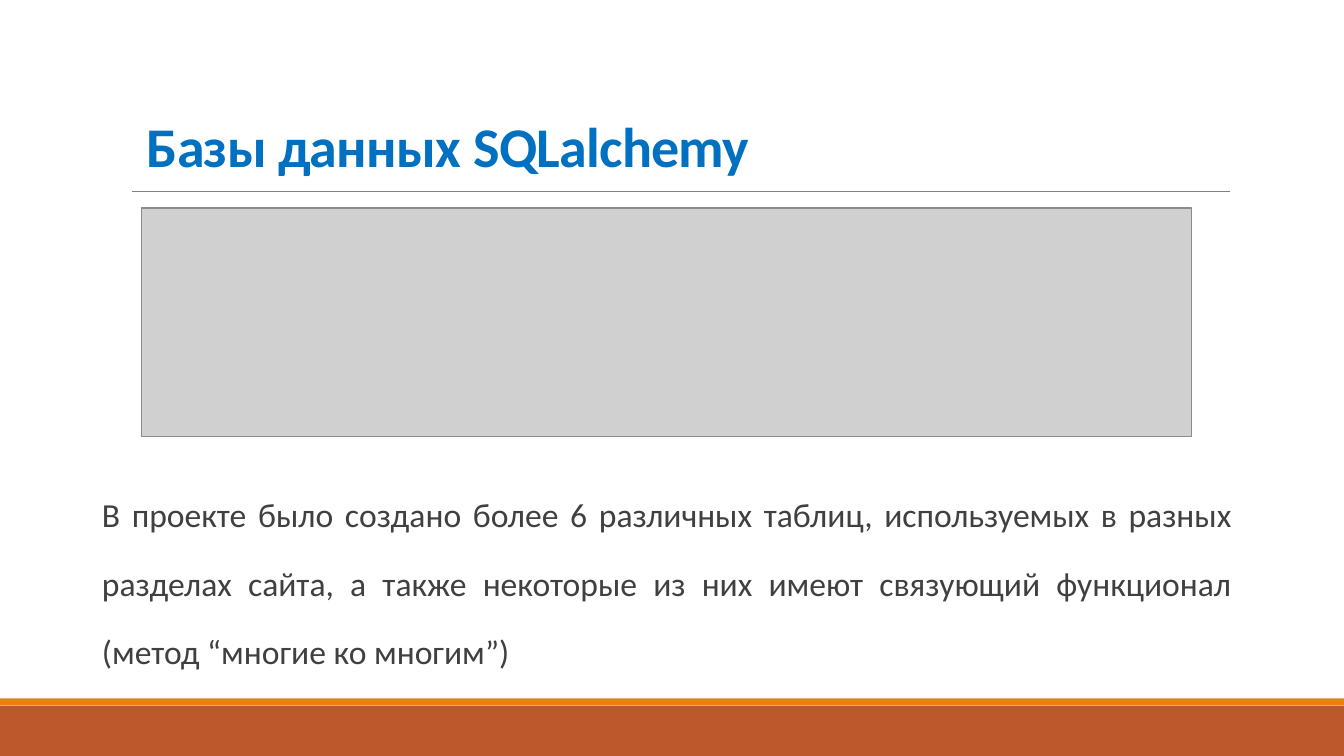
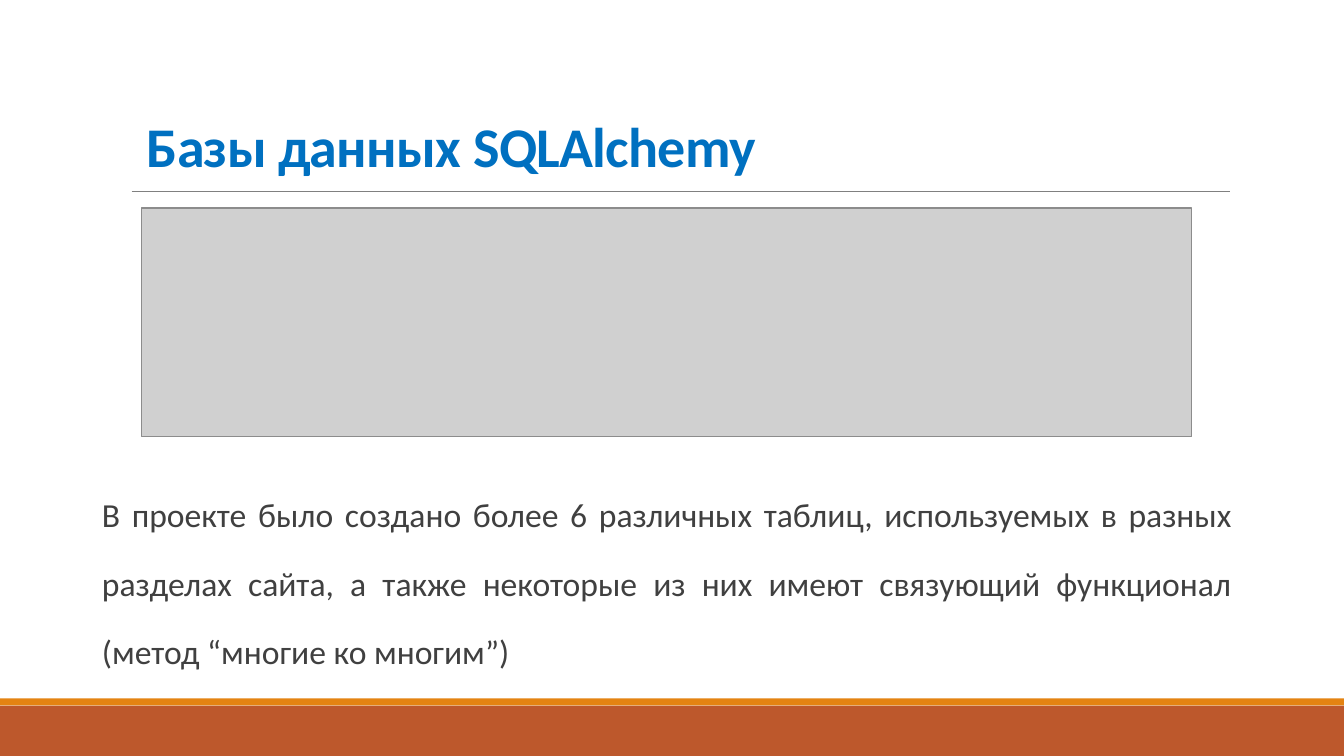
Before and after one commit to Lvumbets/EdInPy, a slide deck: slide 5 of documentation/Создание обучающего сайта EdInPy.pptx. Drawn at 1344x756 pixels with LibreOffice and Linux fonts; fonts in the diff are those of the drawing; grey boxes stand for pictures. Boxes give left, top, right and bottom in pixels: in the first picture for what was removed or moved away, otherwise in the second. Text is boxed around its words. In the diff, an @@ line names an element or a change of style, - is before the commit and + after.

```diff
--- a/documentation/Создание обучающего сайта EdInPy.pptx
+++ b/documentation/Создание обучающего сайта EdInPy.pptx
@@ title at bbox=[147, 127, 755, 176]: text changed @@
-Базы данных SQLalchemy
+Базы данных SQLAlchemy
```
Also in this commit, not shown: 3 other slides changed, 1 slide added, 2 other files.
